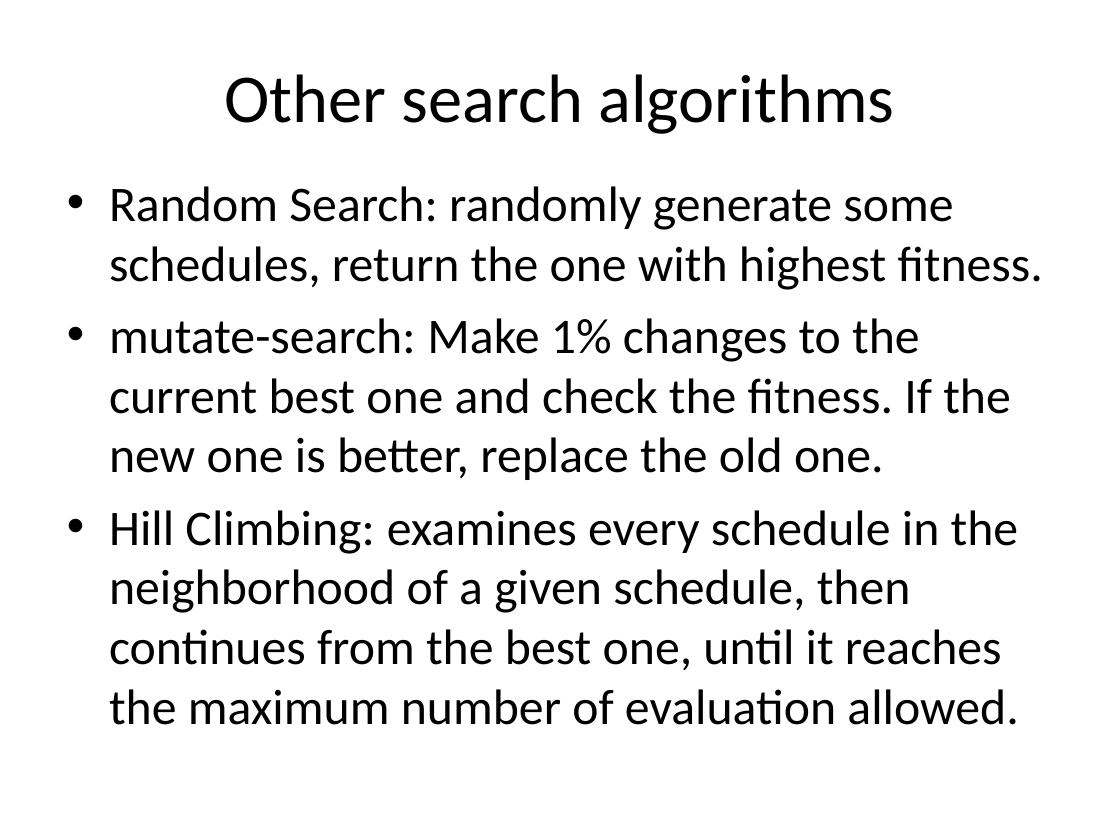
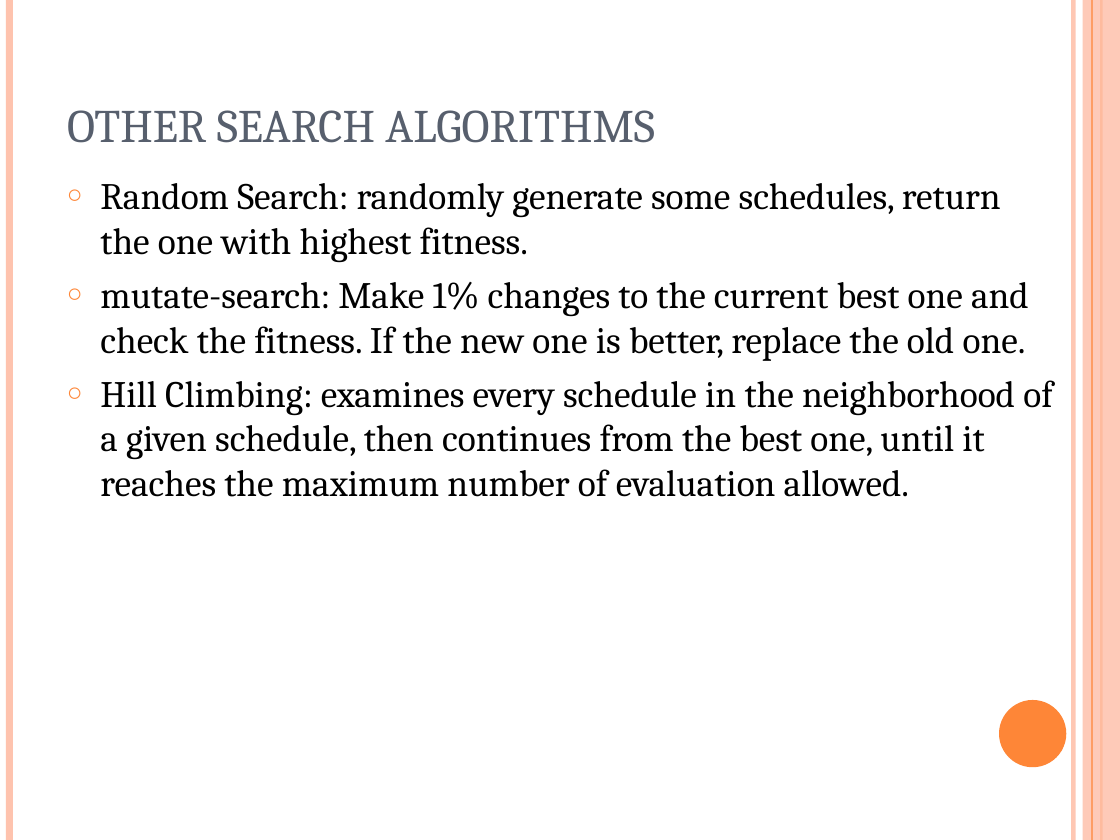
Before and after one commit to akokcam/csc384-genetic-algorithms-project, a slide deck: slide 4 of GA_TestBench/Data Files/presentation.ppt. Drawn at 1120x840 pixels with LibreOffice and Linux fonts; fonts in the diff are those of the drawing. Boxes give left, top, right and bottom in pixels: in the first picture for what was removed or moved away, otherwise in the second. Text is boxed around its words. In the diff, an @@ line names an element or a change of style, - is before the commit and + after.

```diff
--- a/GA_TestBench/Data Files/presentation.ppt
+++ b/GA_TestBench/Data Files/presentation.ppt
@@ line added from (9, 0) to (9, 840), #FEC3AE 4.51 pt @@
@@ line added from (1073, 0) to (1073, 840), #FEC3AE 3 pt @@
@@ rectangle added at box(1083, 0, 1120, 840), fill #FEC3AE at 87% opacity @@
@@ line added from (1092, 0) to (1092, 840), #FE8637 0.74 pt @@
@@ line added from (1101, 0) to (1101, 840), #FE8637 1.5 pt @@
@@ title "OTHER SEARCH ALGORITHMS" at box(67, 110, 655, 143): vertical alignment middle to bottom @@
@@ title at box(67, 110, 655, 143): text changed; size 44 to 30 pt; font Calibri to Cambria; text colour #000000 to #575F6D @@
-Other search algorithms
+OTHER SEARCH ALGORITHMS
@@ text "Random Search: randomly generate some ..." at box(100, 183, 1053, 497): size 32 to 24 pt, font Calibri to Cambria; bullet • to ○; less space between paragraphs; bullet colour #000000 to #FE8637 @@
@@ ellipse added at box(999, 700, 1066, 767), fill #FE8637 @@
```
Also in this commit, not shown: 11 other slides changed.
